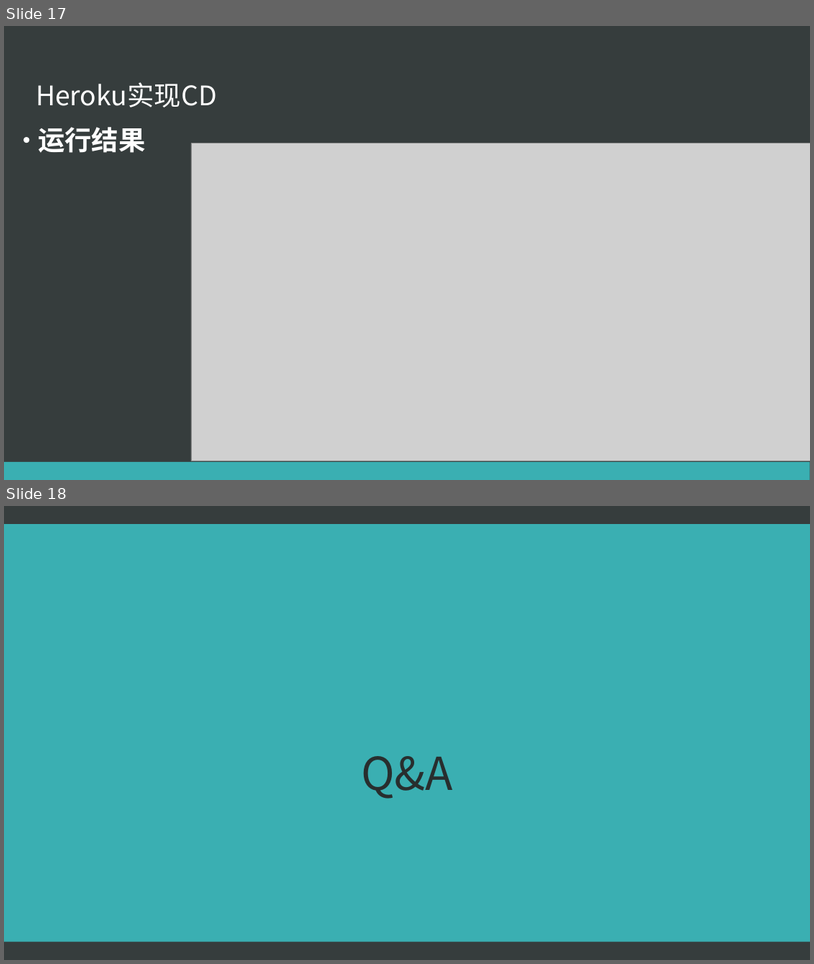
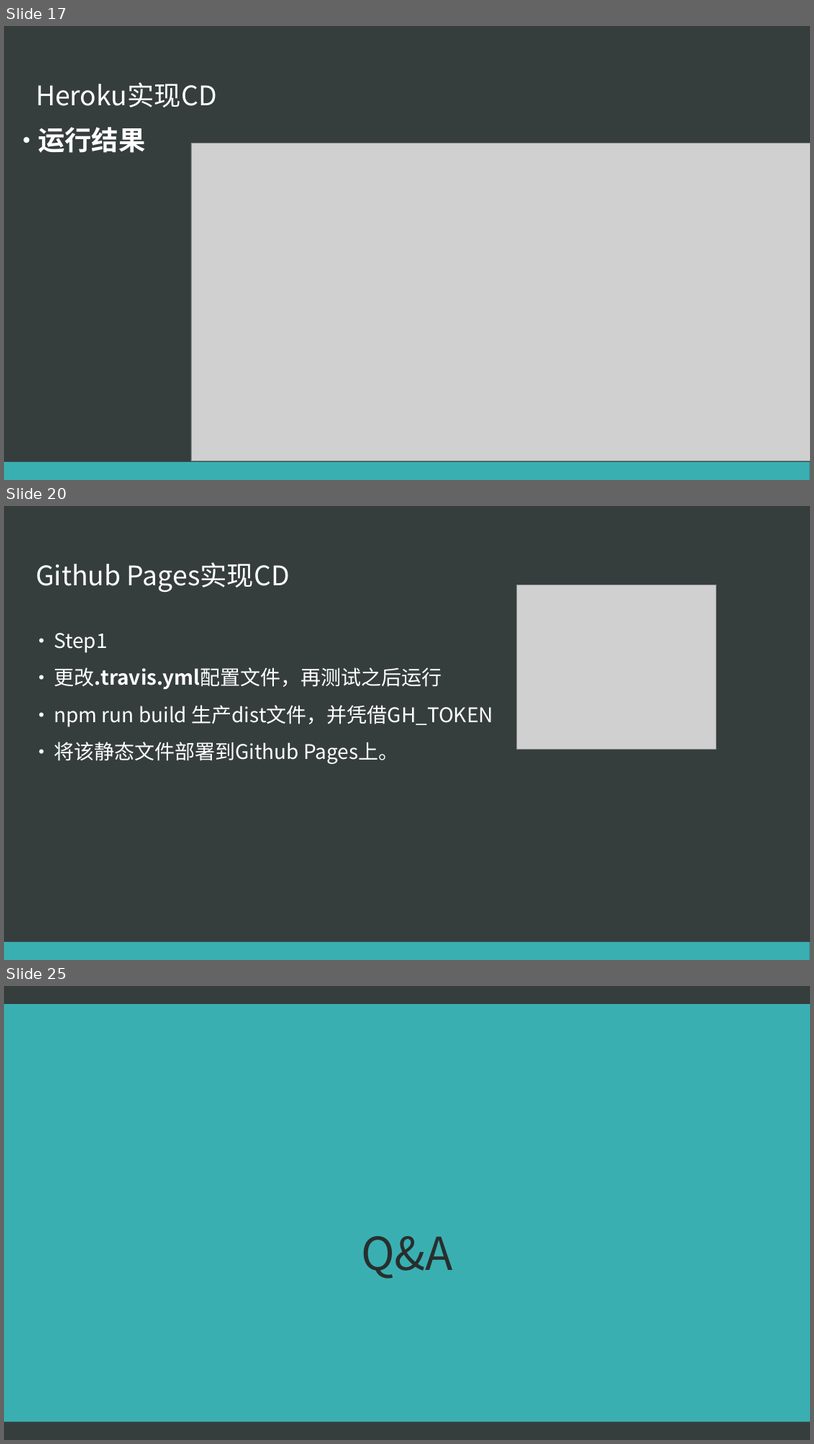
Before and after one commit to CJTSAJ/cicd-homework, a slide deck: CI-CD.pptx. Shown one above the other, each under a label of ours: slides 17 and 18 before the commit, slides 17, 20 and 25 after it; the slides between them are not shown. The pictures are 814x964 and 814x1444 pixels, drawn with LibreOffice and Linux fonts; fonts in the diff are those of the drawing; grey boxes stand for pictures. Boxes give left, top, right and bottom in pixels: in the first picture for what was removed or moved away, otherwise in the second. Text is boxed around its words. In the diff, an @@ line names an element or a change of style, - is before the commit and + after.

Commit message:
ppt 跟新，加入使用Github Pages实现CD的相关内容

```diff
--- a/CI-CD.pptx
+++ b/CI-CD.pptx
@@ slide 20 added at <box>4,506,810,960</box>, background #363D3D; not listed: 1 template element that a slide beside it also shows @@
@@ title added at <box>36,562,290,592</box>, 32 pt, text #FFFFFF @@
+Github Pages实现CD
@@ picture added at <box>517,584,717,749</box> @@
@@ text added at <box>54,633,494,764</box>, 24 pt, text #FFFFFF @@
+• Step1
+• 更改.travis.yml配置文件，再测试之后运行
+• npm run build 生产dist文件，并凭借GH_TOKEN
+• 将该静态文件部署到Github Pages上。
@@ what was slide 18 is now slide 25 @@
```
Also in this commit, not shown: 4 slides changed, 6 other slides added.
